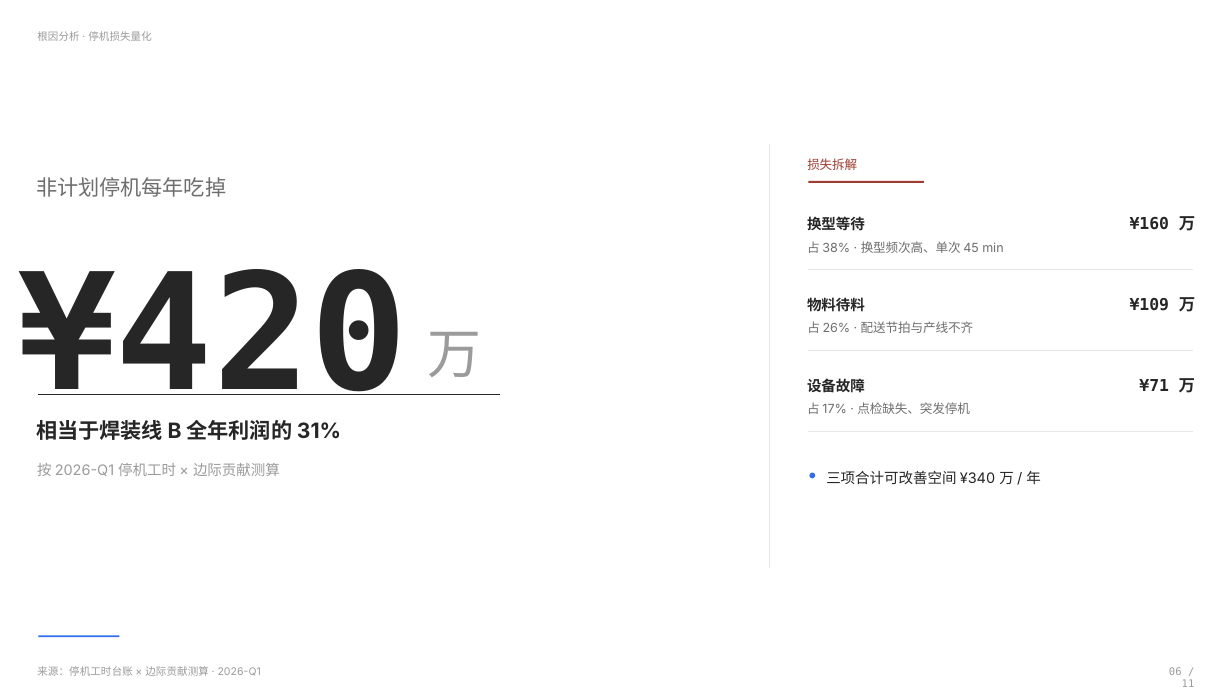
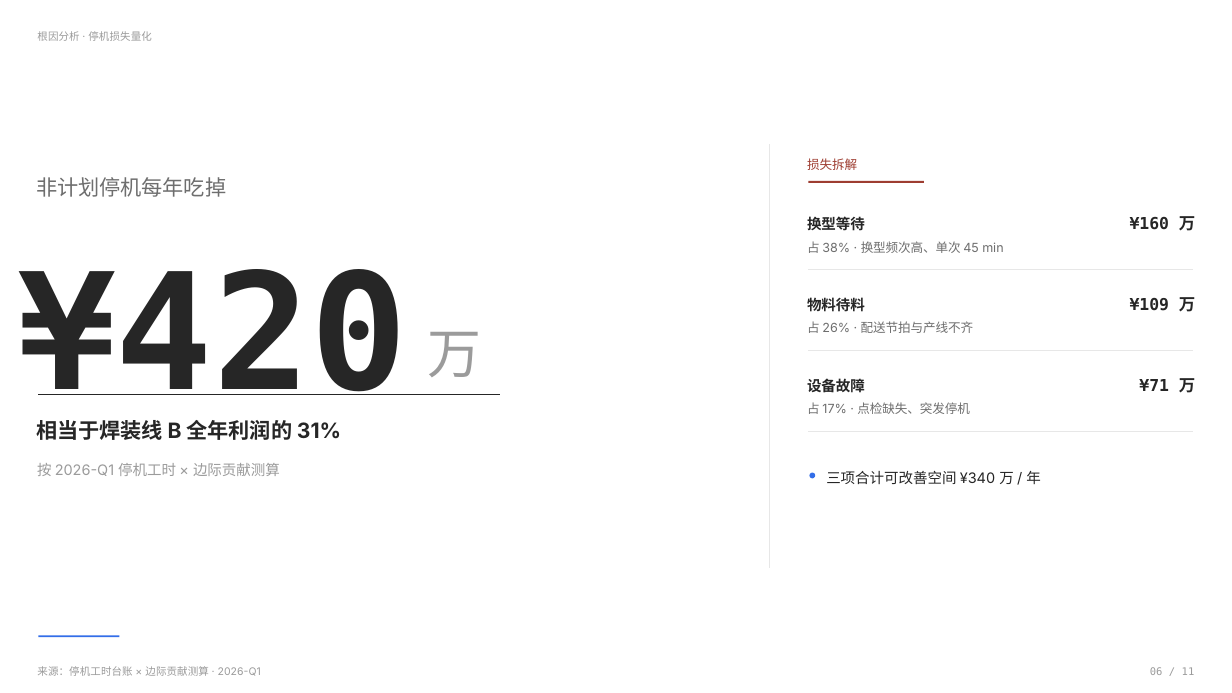
Before and after one commit to li599198347-svg/aham-ppt, a slide deck: slide 6 of examples/aham-ppt-v6.1-demo.pptx. Drawn at 1232x693 pixels with LibreOffice and Linux fonts; fonts in the diff are those of the drawing. Boxes give left, top, right and bottom in pixels: in the first picture for what was removed or moved away, otherwise in the second. Text is boxed around its words. In the diff, an @@ line names an element or a change of style, - is before the commit and + after.

```diff
--- a/examples/aham-ppt-v6.1-demo.pptx
+++ b/examples/aham-ppt-v6.1-demo.pptx
@@ text "06 / 11" rewrapped from (1169, 667, 1195, 687) to (1150, 667, 1195, 675) @@
```
Also in this commit, not shown: 10 other slides changed, 10 other files.
